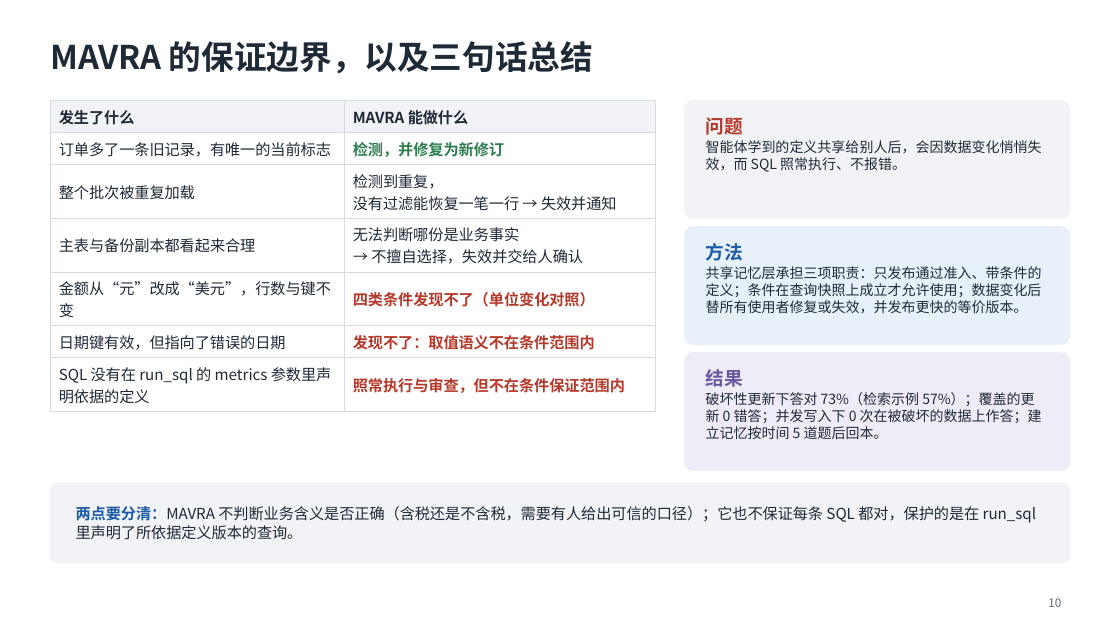
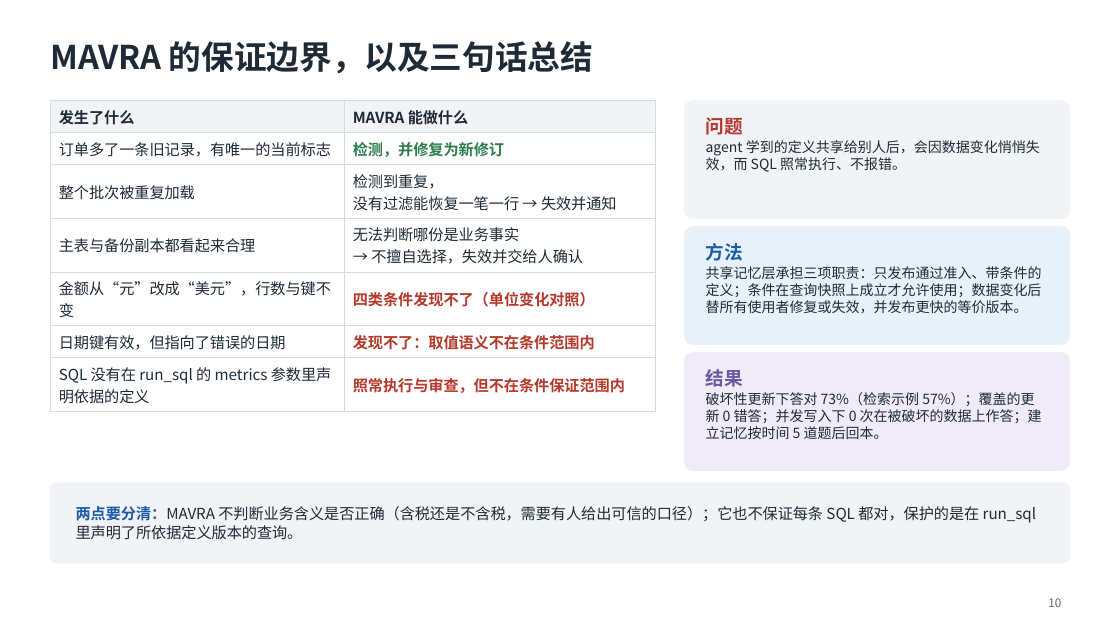
Before and after one commit to mmmttt000045/agent4db-adapter, a slide deck: slide 10 of docs/mavra-system.pptx. Drawn at 1120x630 pixels with LibreOffice and Linux fonts; fonts in the diff are those of the drawing. Boxes give left, top, right and bottom in pixels: in the first picture for what was removed or moved away, otherwise in the second. Text is boxed around its words. In the diff, an @@ line names an element or a change of style, - is before the commit and + after.

```diff
--- a/docs/mavra-system.pptx
+++ b/docs/mavra-system.pptx
@@ text at (706,140,1040,172): text changed @@
-智能体学到的定义共享给别人后，会因数据变化悄悄失效，而 SQL 照常执行、不报错。
+agent 学到的定义共享给别人后，会因数据变化悄悄失效，而 SQL 照常执行、不报错。
```
Also in this commit, not shown: 9 other slides changed, 5 other files.
